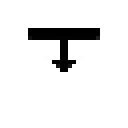
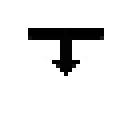
Revision of a layered w=128, h=128 image; what changed, layer by layer:
painted on "Pan east" over [64, 28, 104, 76]
